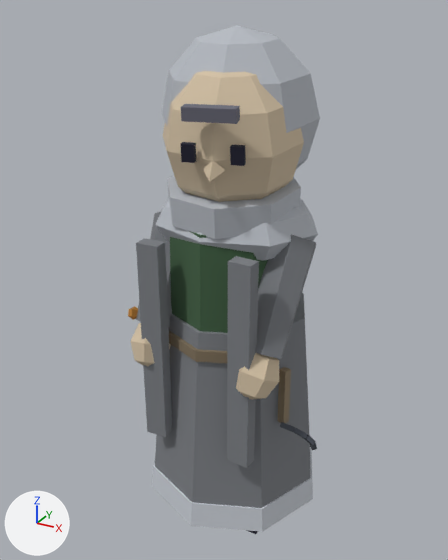
Two versions of the glTF model assets/models/characters/hesper.glb, one commit apart.
Both versions are drawn from a camera (50 mm lens) standing at (0.959, -1.806, 1.857) and looking at (-0.042, 0.015, 0.947). Arrows for +X, +Y and +Z are at lower left; the lights stay in place. The picture after the commit comes second. Where no turn or scale is listed for an object, it has been applied to the vertices. Vertices at exactly the same position are counted once.

The older version as bpy lines, for what is in view:
```python
me_hesper_arml = bpy.data.meshes.new('hesper_ArmL')
me_hesper_arml.from_pydata(...)  # 32 vertices, 56 faces; spans x -0.095..0.082, y -0.299..0.072, z -0.493..0.038
# faces by material slot: [20, 36]
me_hesper_arml.materials.append(mat_silverfog_d38)  # grey #7b7e84
me_hesper_arml.materials.append(mat_driftwood_l20)  # beige #d4c1a5
me_hesper_armr = bpy.data.meshes.new('hesper_ArmR')
me_hesper_armr.from_pydata(...)  # 72 vertices, 120 faces; spans x -0.091..0.107, y -0.299..0.072, z -0.493..0.038
# faces by material slot: [20, 36, 32, 16, 16]
me_hesper_armr.materials.append(mat_silverfog_d38)  # grey #7b7e84
me_hesper_armr.materials.append(mat_driftwood_l20)  # beige #d4c1a5
me_hesper_armr.materials.append(mat_bone_d25)  # grey #b2aca1
me_hesper_armr.materials.append(mat_coal_d25)  # red #883423
me_hesper_armr.materials.append(mat_ember_d25)  # orange #b67c31
me_hesper_head = bpy.data.meshes.new('hesper_Head')
me_hesper_head.from_pydata(...)  # 129 vertices, 230 faces; spans x -0.28..0.245, y -0.299..0.304, z -0.054..0.556
# faces by material slot: [86, 24, 108, 12]
me_hesper_head.materials.append(mat_driftwood_l20)  # beige #d4c1a5
me_hesper_head.materials.append(mat_ink)  # dark blue #1b1b2f
me_hesper_head.materials.append(mat_silverfog_d8)  # light grey #b7bcc3
me_hesper_head.materials.append(mat_ink_l35)  # grey #6b6b78
ob_arml = bpy.data.objects.new('ArmL', me_hesper_arml)
ob_arml.location = (0.23, 0.0, 1.16)
ob_armr = bpy.data.objects.new('ArmR', me_hesper_armr)
ob_armr.location = (-0.23, 0.0, 1.16)
ob_head = bpy.data.objects.new('Head', me_hesper_head)
ob_head.location = (0.0, 0.0, 1.25)
# also in view: 'Torso' at (0.025, 0.03, 0.691)
```
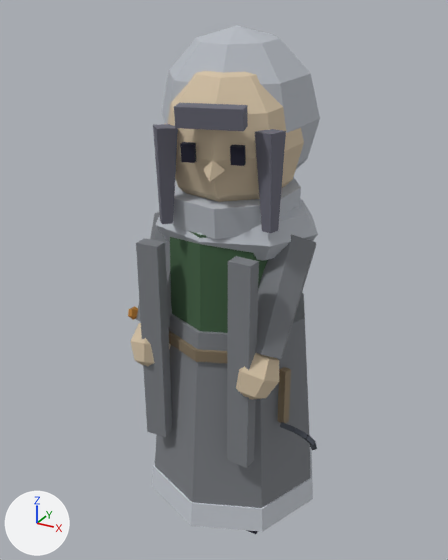
Location of each change, [x1, y1, x2, y2] in pixels of the pictures (448 x 560 px):
```json
{"object": "Head", "change": "reshaped", "before": [162, 26, 320, 239], "after": [153, 26, 320, 239]}
{"part": 1, "of": "me_hesper_head", "change": "built on", "before": [181, 104, 240, 124], "after": [153, 103, 286, 233]}
```

Scene script edits in JSON lines:
```json
{"block": "me_hesper_head", "where": "# used by ob_head; location = (0.0, 0.0, 1.25)"}
{"op": "remove", "block": "me_hesper_head", "code": "me_hesper_head.from_pydata(...)  # 129 vertices, 230 faces; spans x -0.28..0.245, y -0.299..0.304, z -0.054..0.556"}
{"op": "add", "block": "me_hesper_head", "code": "me_hesper_head.from_pydata(...)  # 145 vertices, 254 faces; spans x -0.28..0.245, y -0.304..0.304, z -0.054..0.556"}
{"block": "me_hesper_head", "change": "me_hesper_head part 1"}
{"block": "me_hesper_head", "change": "8 vertices move from x -0.019..0.147, y -0.299..-0.218, z 0.312..0.356 to x -0.041..0.167, y -0.304..-0.201, z 0.292..0.357"}
{"block": "me_hesper_head", "change": "16 vertices are added at x -0.152..0.243, y -0.278..-0.116, z -0.022..0.282"}
{"block": "me_hesper_head", "change": "24 new faces join them, mat_ink_l35 (grey #6b6b78)"}
```
